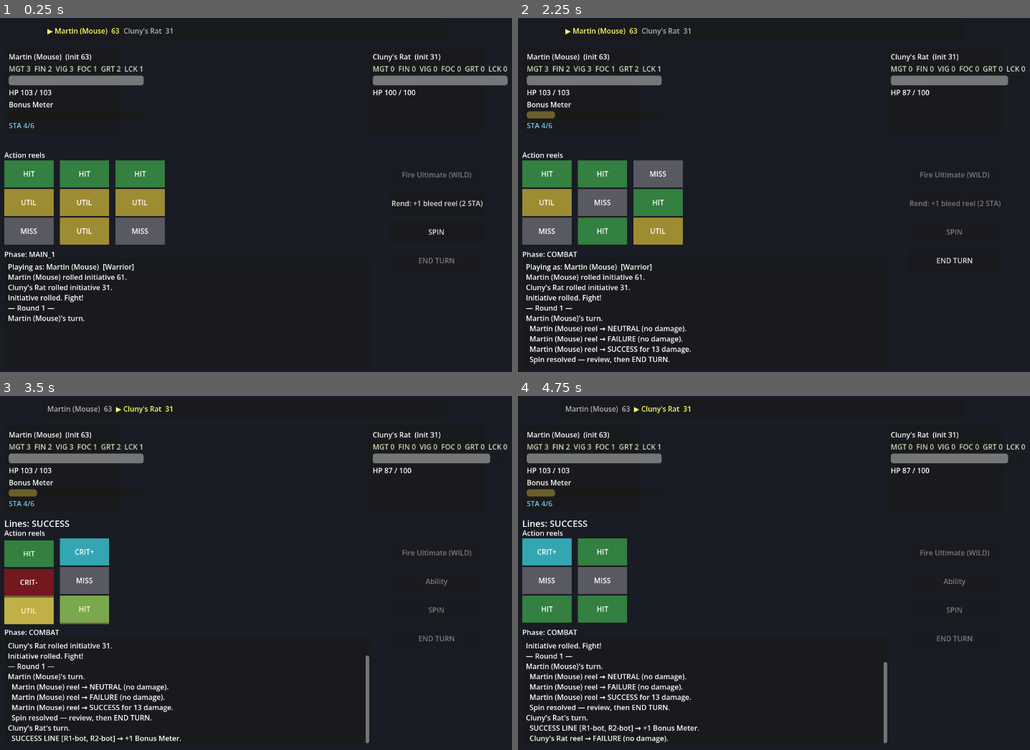
Above: before the commit, frames 1-4 (two rows, left to right).
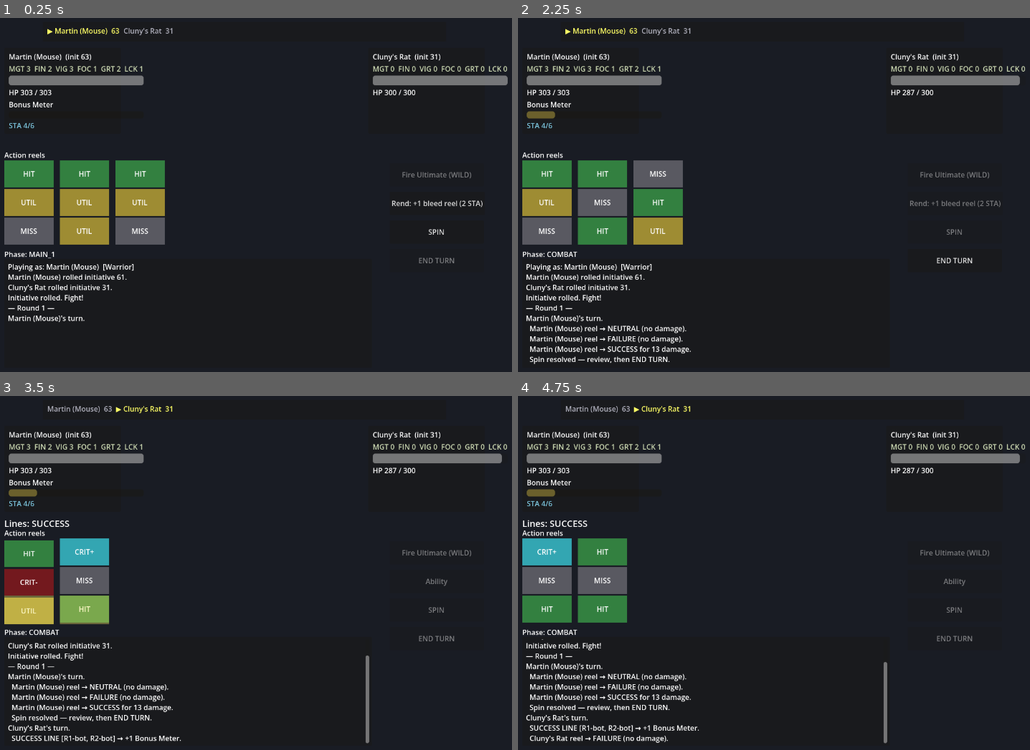
Above: after the commit, the same moments.

Repository: djkipyaboy/bunnies
Game: Godot game, scene res://combat/combat.tscn
Same seed, same stepped clock (60 frames per second), same inputs: the game is played once before the commit and once after it.
Inputs:
- Up to frame 1 (0.25 s): no input
- Up to frame 2 (2.25 s): click "SPIN" at 0.5 s
- Up to frame 3 (3.5 s): click "END TURN" at 2.75 s
- Up to frame 4 (4.75 s): no input

The runs differ from the first frame. In frame 1, less than 0.1% of the frame differs, in the area x 4-80%, y 20-22%; in frame 2, 0.1%, in the area x 4-99%, y 16-22%; in frame 3, 0.1%; in frame 4, 0.1%.

Commit message:
fix(class): persist class-picker selection across reload (static); HP 300; DoT panel readout
- Class picker now works: _pc_class_id is a static var so the pick survives
  reload_current_scene() (was an instance var, reset to Warrior on reload).
- HP raised 100 -> 300 (enemy + all 3 classes) [ASSUMPTION] for long-fight testing.
- Effect panel shows DoT per-turn damage (e.g. BLEED 7/turn x2 (3)) instead of the
  unused magnitude 0.

Co-Authored-By: Claude Opus 4.8 <noreply@anthropic.com>
Claude-Session: https://claude.ai/code/session_01PBvuobrUDsoGEkjBaX9UFp

Diff:
--- a/combat/class_library.gd
+++ b/combat/class_library.gd
@@ -23,7 +23,7 @@
 			c.base_stats = _stats(3, 2, 3, 1, 2, 1)
 			c.weapon_base_damage = 8.0; c.weapon_type = slashing; c.reel_count = 3
 			c.defense_type = slashing
-			c.base_max_hp = 100; c.base_max_stamina = 5; c.base_meter_floor = 3; c.meter_cap = 15
+			c.base_max_hp = 300; c.base_max_stamina = 5; c.base_meter_floor = 3; c.meter_cap = 15  # [ASSUMPTION] HP 300 for long-fight testing
 			c.start_stamina = 3; c.stamina_regen = 1
 			c.ability_id = &"rend"
 			return c
@@ -34,7 +34,7 @@
 			c.base_stats = _stats(4, 0, 5, 0, 3, 0)
 			c.weapon_base_damage = 15.0; c.weapon_type = crushing; c.reel_count = 2
 			c.defense_type = crushing
-			c.base_max_hp = 130; c.base_max_stamina = 5; c.base_meter_floor = 3; c.meter_cap = 15
+			c.base_max_hp = 300; c.base_max_stamina = 5; c.base_meter_floor = 3; c.meter_cap = 15  # [ASSUMPTION] HP 300 for long-fight testing (badger identity re-differentiated later)
 			c.start_stamina = 3; c.stamina_regen = 1
 			c.ability_id = &"heft"
 			return c
@@ -45,7 +45,7 @@
 			c.base_stats = _stats(1, 5, 2, 2, 1, 1)
 			c.weapon_base_damage = 6.0; c.weapon_type = slashing; c.reel_count = 4
 			c.defense_type = slashing
-			c.base_max_hp = 90; c.base_max_stamina = 5; c.base_meter_floor = 3; c.meter_cap = 15
+			c.base_max_hp = 300; c.base_max_stamina = 5; c.base_meter_floor = 3; c.meter_cap = 15  # [ASSUMPTION] HP 300 for long-fight testing
 			c.start_stamina = 3; c.stamina_regen = 1
 			c.ability_id = &"flurry"
 			return c
--- a/combat/combat.gd
+++ b/combat/combat.gd
@@ -39,8 +39,9 @@
 var _plan: MainPhasePlan
 
 ## Which CharacterClass the PC is built from (spec 2026-06-21). The end-card class picker sets this
-## and reloads the scene; default Warrior on first load.
-var _pc_class_id: StringName = &"warrior"
+## and reloads the scene; default Warrior on first load. STATIC so the choice survives
+## reload_current_scene() (a reload builds a fresh Combat node — an instance var would reset to Warrior).
+static var _pc_class_id: StringName = &"warrior"
 
 var _attacker: Combatant
 var _defender: Combatant
@@ -80,8 +81,9 @@
 	# defense, meter, Stamina, and the Main-1 base ability. Gear is deferred to a later pass.
 	_pc = ClassLibrary.make(_pc_class_id).build_combatant(true)
 	# Enemy: Crushing weapon (2 reels), defends as Earth → PC's Slashing hits it for ×1.25.
-	# Both HP set to 100 [ASSUMPTION] so the fight lasts long enough to charge/test the Ultimate.
-	_enemy = _make_combatant("Cluny's Rat", false, 100, earth, _make_weapon(8.0, crushing, 2), false, Stats.new(), [])
+	# HP 300 [ASSUMPTION] (raised from 100) so a single fight runs long enough to test bleed stacks,
+	# the Ultimate, and each class's rhythm over many turns.
+	_enemy = _make_combatant("Cluny's Rat", false, 300, earth, _make_weapon(8.0, crushing, 2), false, Stats.new(), [])
 
 	_turn_manager.combatants = [_pc, _enemy]
 
--- a/combat/ui/combatant_panel.gd
+++ b/combat/ui/combatant_panel.gd
@@ -106,7 +106,9 @@
 	for e: Effect in _combatant.active_effects:
 		var colour: String = "#5fd35f" if e.beneficial else "#e08030"  # buff green / debuff orange
 		var stack_txt: String = (" x%d" % e.stacks) if e.stacks > 1 else ""
-		parts.append("[color=%s]%s %d%s (%d)[/color]" % [colour, String(e.id).to_upper(), int(e.effective_magnitude()), stack_txt, e.duration])
+		# DoT effects (BLEED) read their per-turn damage; others read their signed magnitude.
+		var value_txt: String = ("%d/turn" % e.dot_damage()) if e.kind == Effect.Kind.DAMAGE_OVER_TIME else ("%d" % int(e.effective_magnitude()))
+		parts.append("[color=%s]%s %s%s (%d)[/color]" % [colour, String(e.id).to_upper(), value_txt, stack_txt, e.duration])
 	if _combatant.stunned_this_turn:
 		parts.insert(0, "[color=#e0e040]STUNNED[/color]")
 	_status_label.text = "  ".join(parts)
